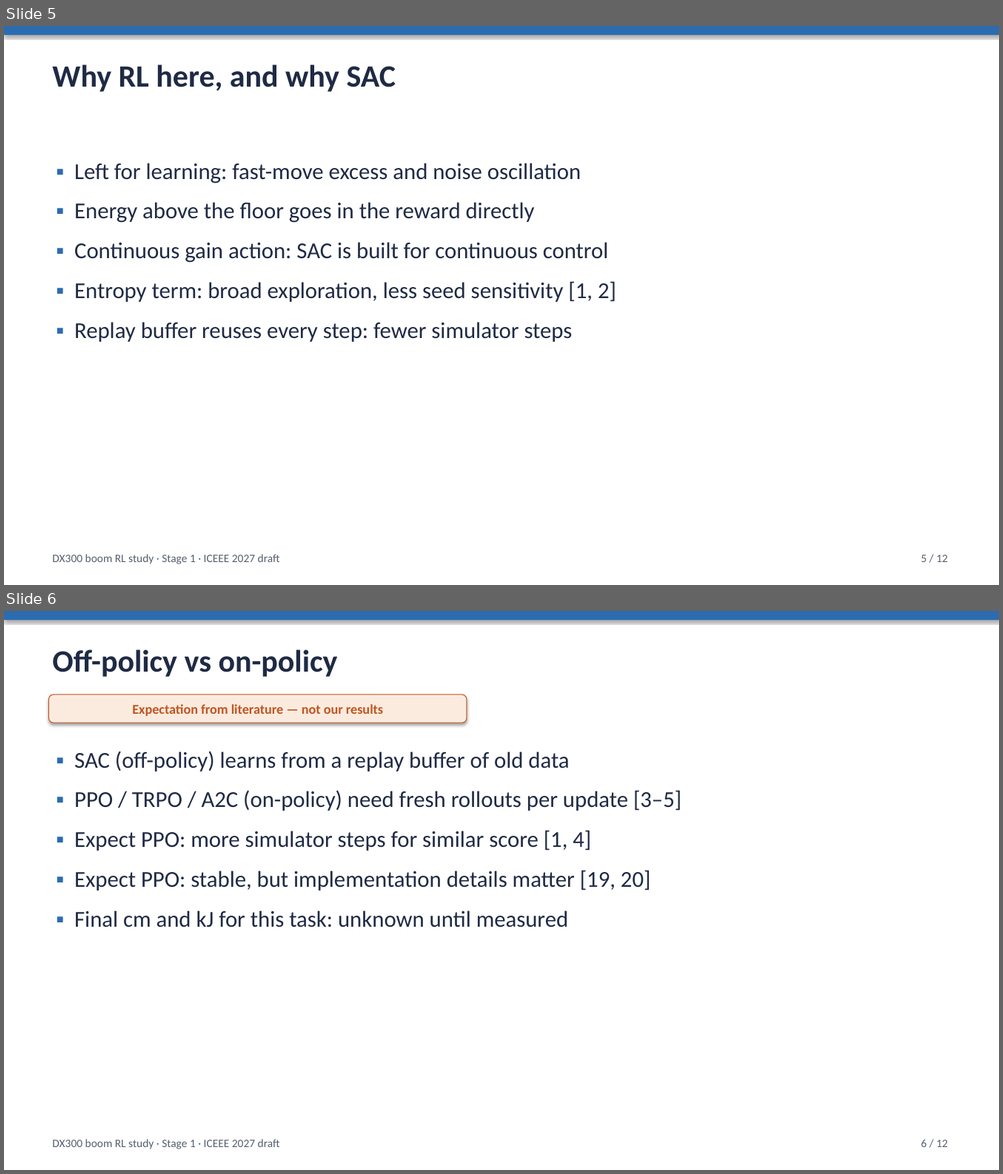
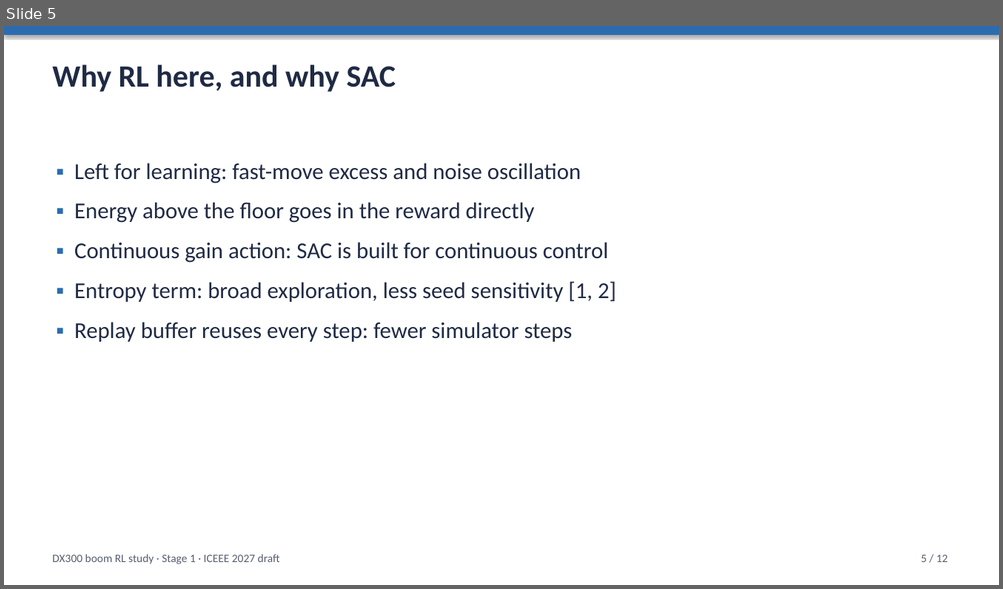
Before and after one commit to Ahmedayyadw/dx300-sim, a slide deck: slides/dx300_sac_methods.pptx. Shown one above the other, each under a label of ours: slides 5 and 6 before the commit, slide 5 after it. The pictures are 1003x1174 and 1003x589 pixels, drawn with LibreOffice and Linux fonts; fonts in the diff are those of the drawing. Boxes give left, top, right and bottom in pixels: in the first picture for what was removed or moved away, otherwise in the second. Text is boxed around its words. In the diff, an @@ line names an element or a change of style, - is before the commit and + after.

```diff
--- a/slides/dx300_sac_methods.pptx
+++ b/slides/dx300_sac_methods.pptx
@@ slide 6 removed at bbox=[4, 611, 999, 1170], background #FFFFFF @@
@@ rectangle removed at bbox=[4, 611, 999, 620] @@
@@ text removed at bbox=[52, 649, 338, 677] @@
-Off-policy vs on-policy
@@ rounded rectangle removed at bbox=[48, 695, 466, 723] @@
-Expectation from literature — not our results
@@ text removed at bbox=[74, 751, 681, 928] @@
-▪ SAC (off-policy) learns from a replay buffer of old data
-▪ PPO / TRPO / A2C (on-policy) need fresh rollouts per update [3–5]
-▪ Expect PPO: more simulator steps for similar score [1, 4]
-▪ Expect PPO: stable, but implementation details matter [19, 20]
-▪ Final cm and kJ for this task: unknown until measured
@@ text removed at bbox=[52, 1139, 280, 1150] @@
-DX300 boom RL study · Stage 1 · ICEEE 2027 draft
@@ text removed at bbox=[921, 1139, 948, 1147] @@
-6 / 12
```
Also in this commit, not shown: 4 slides added, 3 other slides removed, 2 other files.
